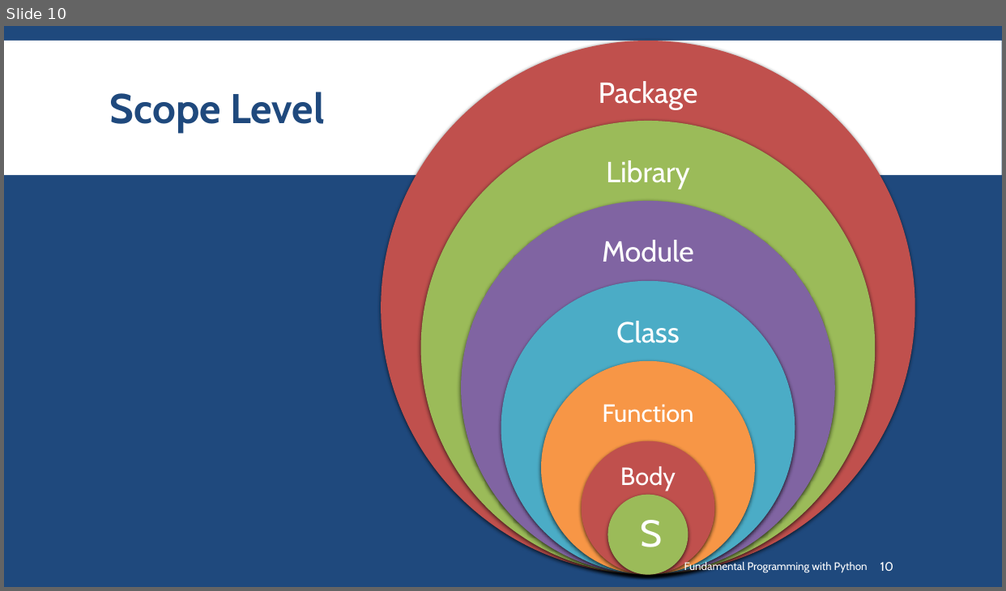
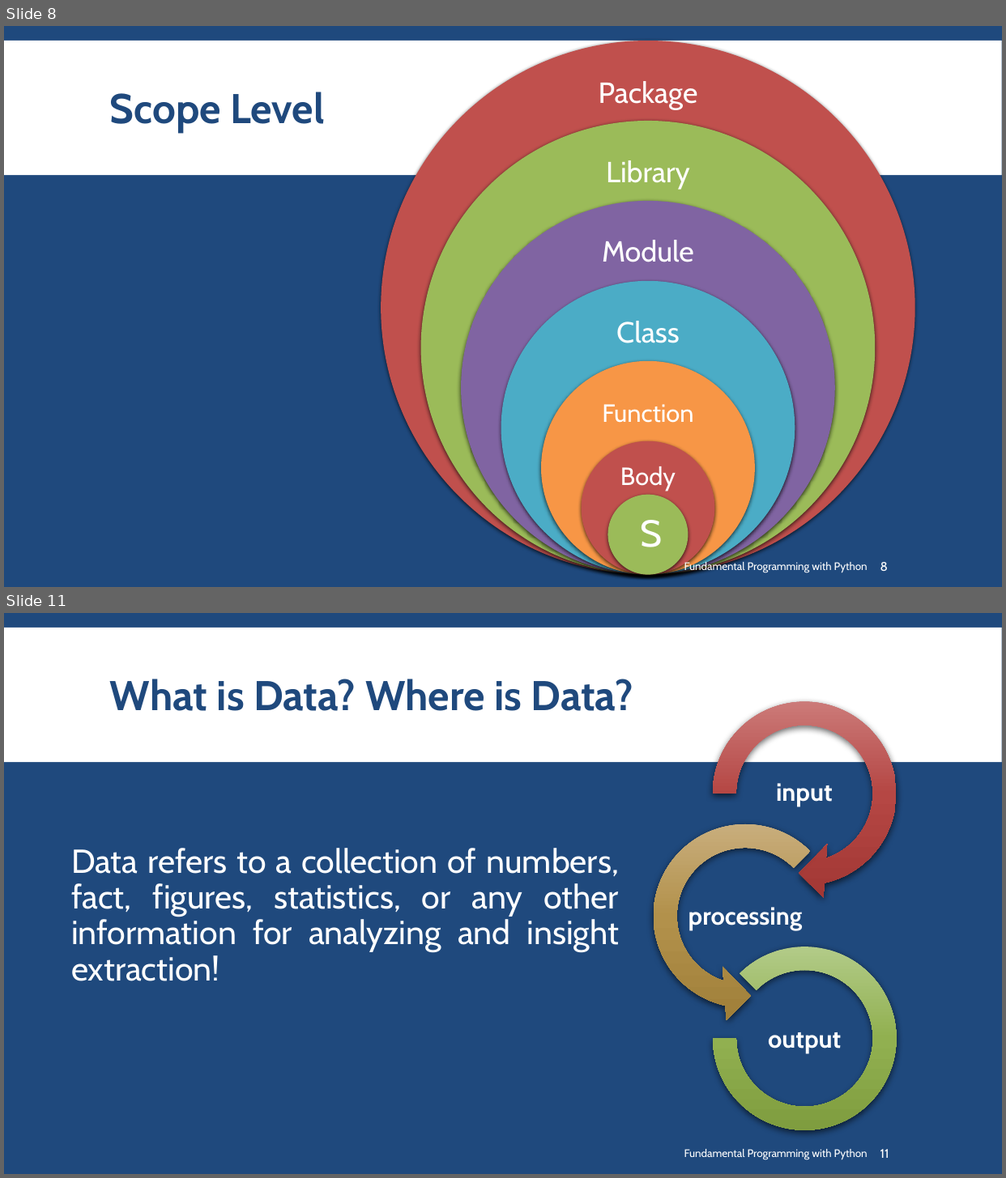
Before and after one commit to SharifPythonSpace/Course1401, a slide deck: Slide/17- Visualization for Presentation and better Understanding.pptx. Shown one above the other, each under a label of ours: slide 10 before the commit, slides 8 and 11 after it; the slides between them are not shown. The pictures are 1006x591 and 1006x1178 pixels, drawn with LibreOffice and Linux fonts; fonts in the diff are those of the drawing; background and template pictures are left out. Boxes give left, top, right and bottom in pixels: in the first picture for what was removed or moved away, otherwise in the second. Text is boxed around its words. In the diff, an @@ line names an element or a change of style, - is before the commit and + after.

```diff
--- a/Slide/17- Visualization for Presentation and better Understanding.pptx
+++ b/Slide/17- Visualization for Presentation and better Understanding.pptx
@@ slide 11 added at box(4, 613, 1002, 1174), background #1F497D; not listed: 1 template element that a slide beside it also shows @@
@@ title added at box(110, 679, 633, 711), 40 pt, text #1F497D, bold @@
+What is Data? Where is Data?
@@ text added at box(71, 848, 620, 982), 32 pt, text #FFFFFF @@
+Data refers to a collection of numbers, fact, figures, statistics, or any other information for analyzing and insight extraction!
@@ group added at box(639, 687, 911, 1131): 3 texts, 1 circular arrow, 1 left circular arrow, 1 arch (boxed as its full ring) @@
+input
+processing
+output
@@ text added at box(684, 1149, 867, 1161), 10.5 pt, text #FFFFFF @@
+Fundamental Programming with Python
@@ page number added at box(880, 1149, 889, 1158), 12 pt, text #FFFFFF @@
+11
@@ what was slide 10 is now slide 8 @@
@@ page number at box(880, 562, 888, 571): text changed @@
-10
+8
```
Also in this commit, not shown: 7 slides changed, 6 other slides added.
